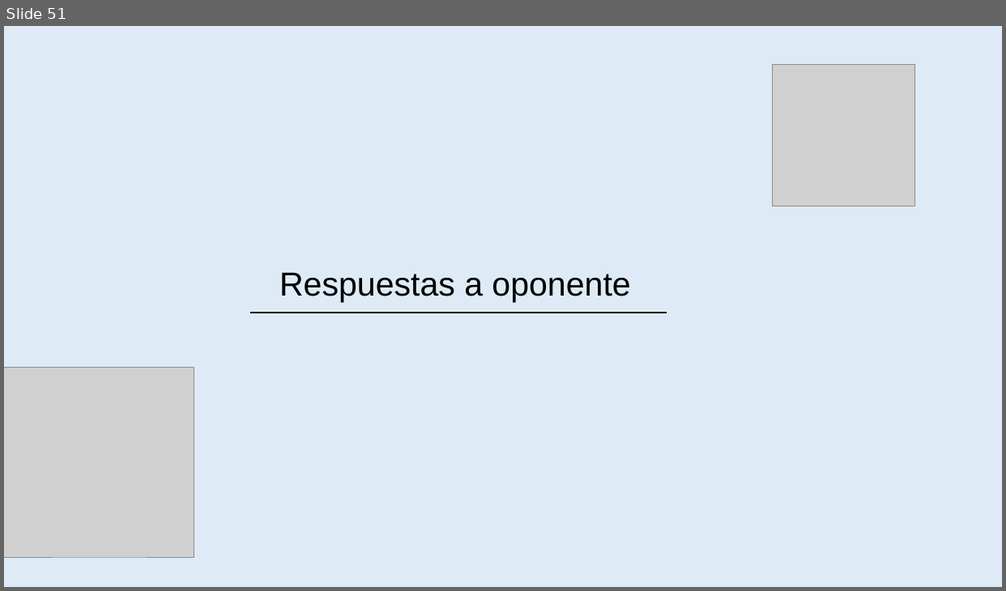
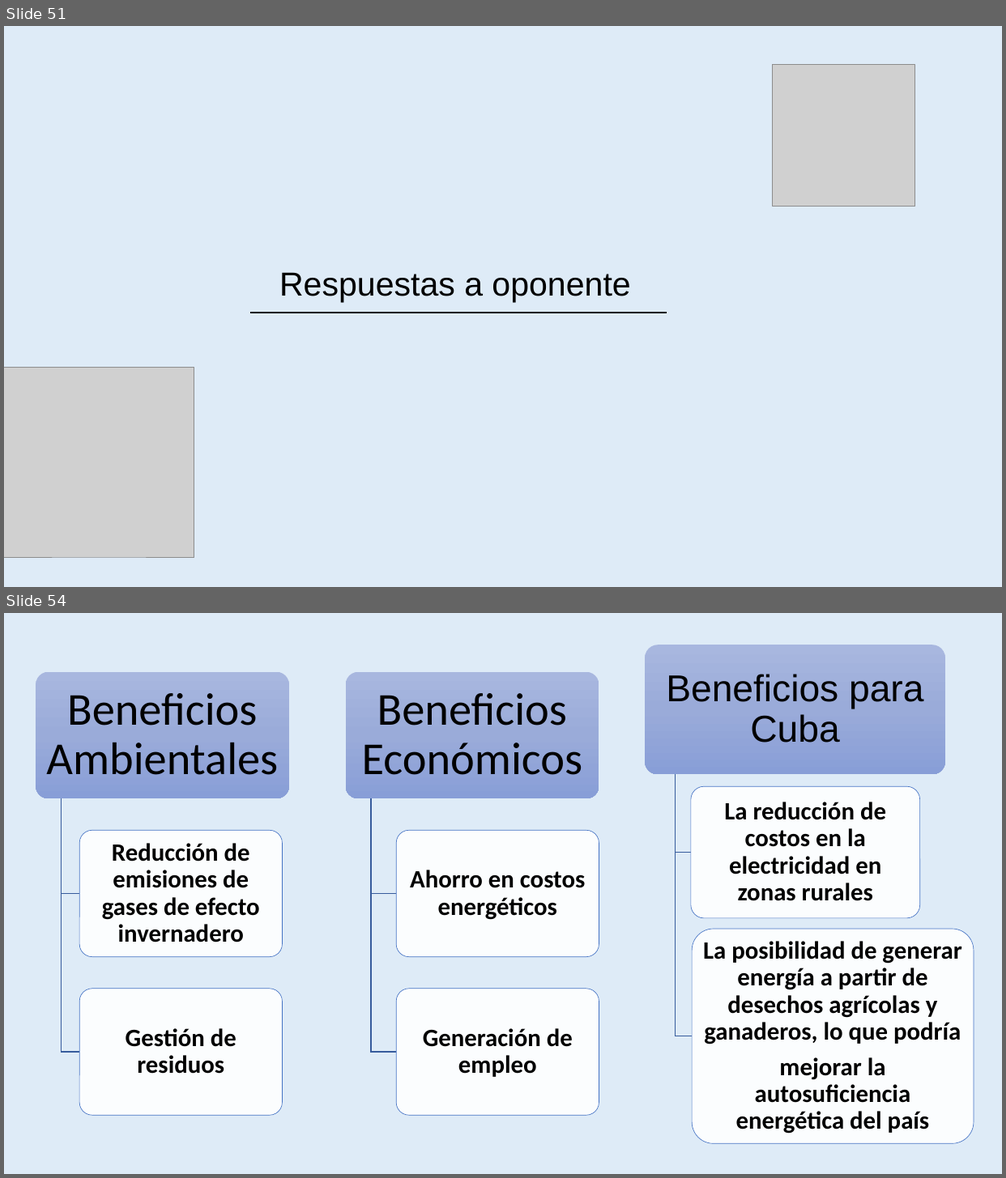
Before and after one commit to amypadron/prower_tesis, a slide deck: Digestión anaerobía.Original.pptx. Shown one above the other, each under a label of ours: slide 51 before the commit, slides 51 and 54 after it; the slides between them are not shown. The pictures are 1006x591 and 1006x1178 pixels, drawn with LibreOffice and Linux fonts; fonts in the diff are those of the drawing; grey boxes stand for pictures. Boxes give left, top, right and bottom in pixels: in the first picture for what was removed or moved away, otherwise in the second. Text is boxed around its words. In the diff, an @@ line names an element or a change of style, - is before the commit and + after.

```diff
--- a/Digestión anaerobía.Original.pptx
+++ b/Digestión anaerobía.Original.pptx
@@ slide 54 added at [4, 613, 1002, 1174], background #DEEBF7 @@
@@ group added at [645, 645, 974, 1144]: 3 rounded rectangles, 3 texts, 2 freeform shapes @@
+Beneficios para Cuba
+La reducción de costos en la electricidad en zonas rurales
+La posibilidad de generar energía a partir de desechos agrícolas y ganaderos, lo que podría
+mejorar la autosuficiencia energética del país
@@ group added at [36, 672, 599, 1115]: 6 rounded rectangles, 6 texts, 4 freeform shapes @@
+Beneficios Ambientales
+Reducción de emisiones de gases de efecto invernadero
+Gestión de residuos
+Beneficios Económicos
+Ahorro en costos energéticos
+Generación de empleo
```
Also in this commit, not shown: 1 slide changed, 19 other slides added.
